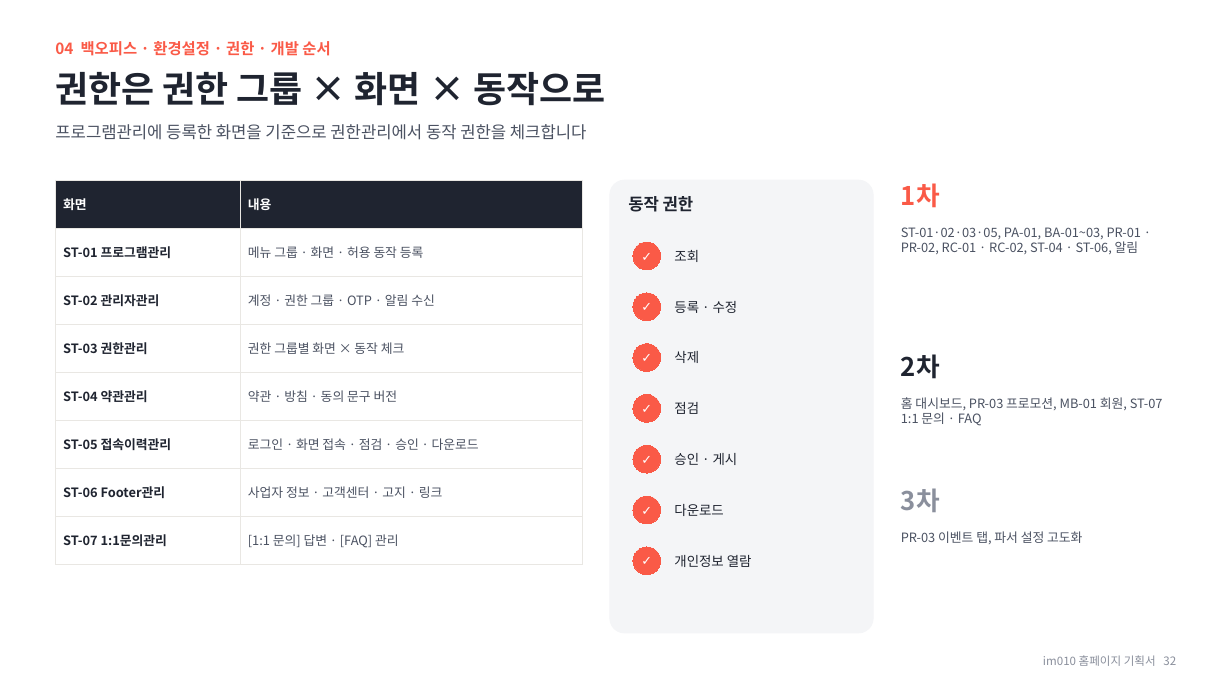
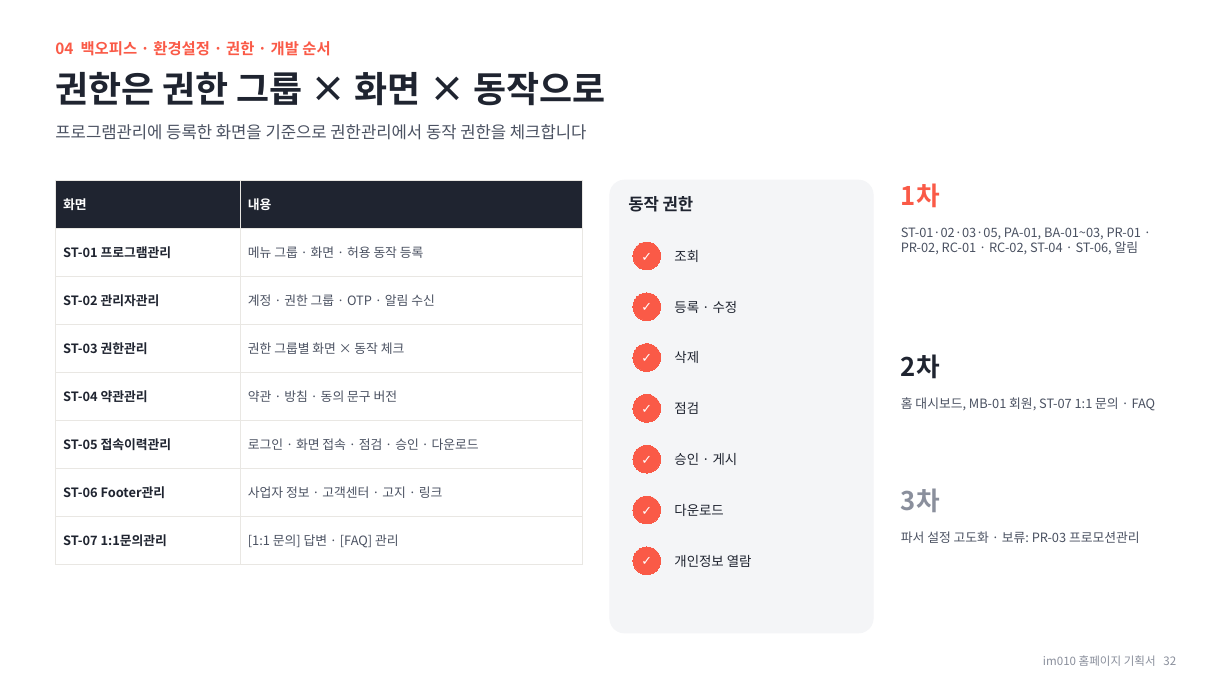
Before and after one commit to chlee-oss/im010, a slide deck: slide 32 of im010_기획서.pptx. Drawn at 1232x693 pixels with LibreOffice and Linux fonts; fonts in the diff are those of the drawing. Boxes give left, top, right and bottom in pixels: in the first picture for what was removed or moved away, otherwise in the second. Text is boxed around its words. In the diff, an @@ line names an element or a change of style, - is before the commit and + after.

```diff
--- a/im010_기획서.pptx
+++ b/im010_기획서.pptx
@@ text at box(901, 397, 1156, 411): text changed @@
-홈 대시보드, PR-03 프로모션, MB-01 회원, ST-07 1:1 문의 · FAQ
+홈 대시보드, MB-01 회원, ST-07 1:1 문의 · FAQ
@@ text at box(901, 531, 1140, 543): text changed @@
-PR-03 이벤트 탭, 파서 설정 고도화
+파서 설정 고도화 · 보류: PR-03 프로모션관리
```
Also in this commit, not shown: 14 other slides changed, 1 slide added, 1 slide removed, 3 other files.
